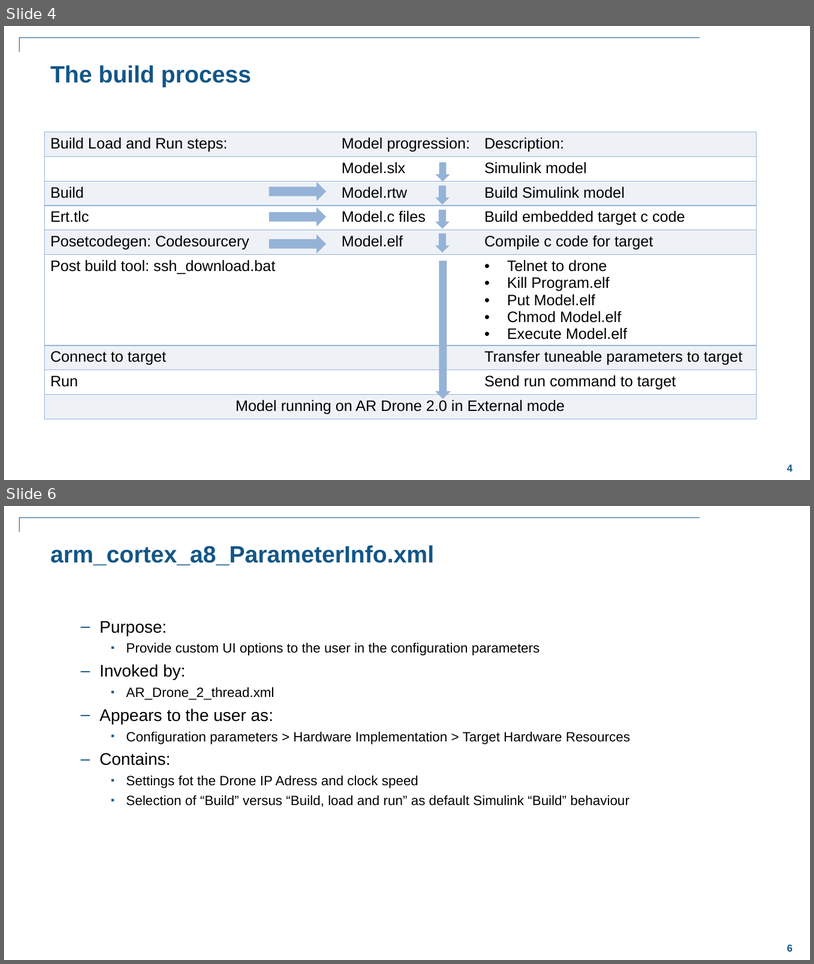
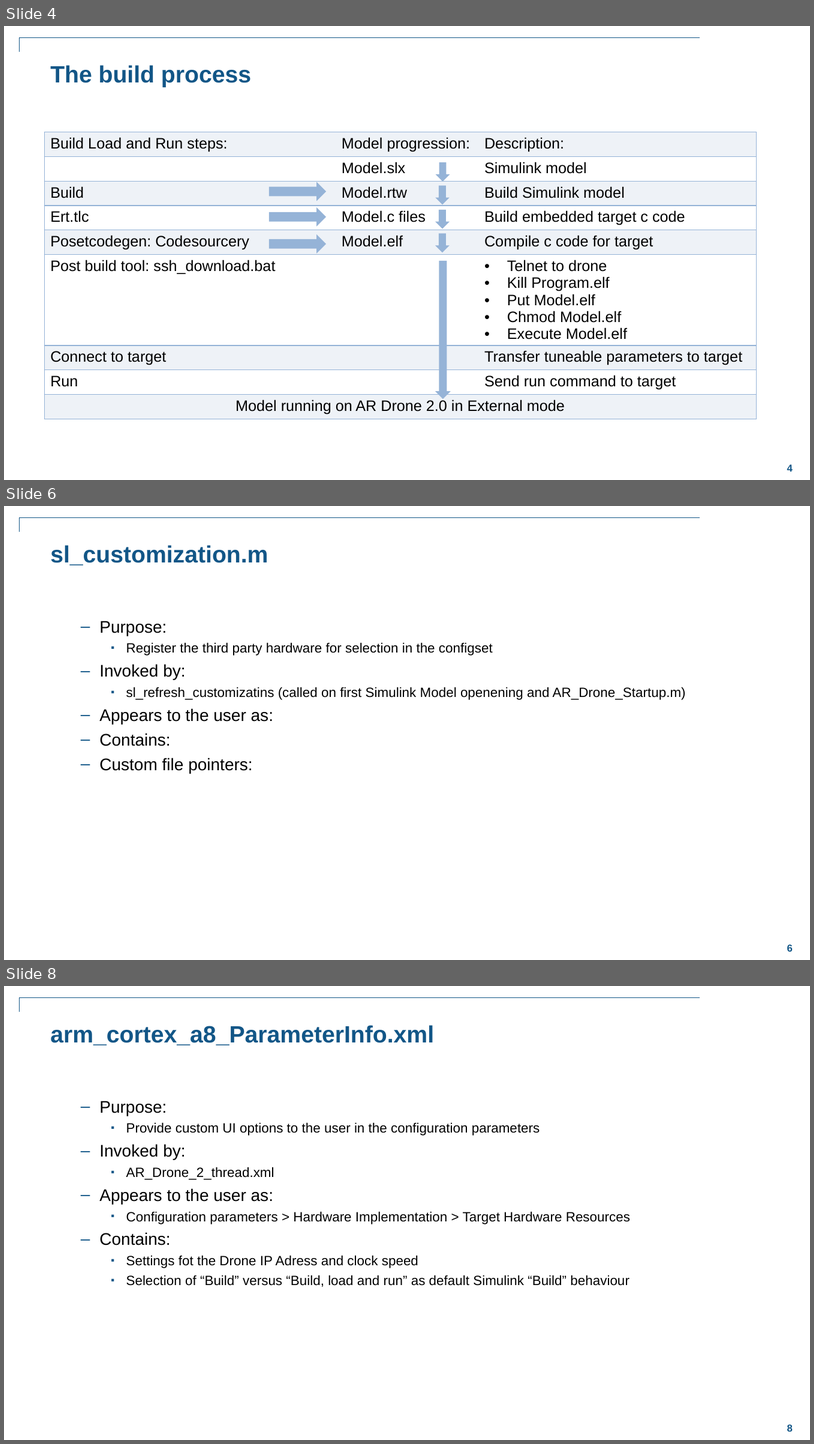
Before and after one commit to darenlee/SimulinkARDroneTarget, a slide deck: Docs/Generating code for the AR Drone 2.pptx. Shown one above the other, each under a label of ours: slides 4 and 6 before the commit, slides 4, 6 and 8 after it; the slides between them are not shown. The pictures are 814x964 and 814x1444 pixels, drawn with LibreOffice and Linux fonts; fonts in the diff are those of the drawing; background and template pictures are left out. Boxes give left, top, right and bottom in pixels: in the first picture for what was removed or moved away, otherwise in the second. Text is boxed around its words. In the diff, an @@ line names an element or a change of style, - is before the commit and + after.

```diff
--- a/Docs/Generating code for the AR Drone 2.pptx
+++ b/Docs/Generating code for the AR Drone 2.pptx
@@ slide 6 added at (x1=4, y1=506, x2=810, y2=960), background #FFFFFF; not listed: 2 template elements that a slide beside it also shows @@
@@ title added at (x1=50, y1=545, x2=268, y2=565), 28 pt, text #125687, bold @@
+sl_customization.m
@@ text added at (x1=99, y1=621, x2=686, y2=773), 16 pt, text #000000 @@
+  – Purpose:
+    ▪ Register the third party hardware for selection in the configset
+  – Invoked by:
+    ▪ sl_refresh_customizatins (called on first Simulink Model openening and AR_Drone_Startup.m)
+  – Appears to the user as:
+  – Contains:
+  – Custom file pointers:
@@ what was slide 6 is now slide 8 @@
```
Also in this commit, not shown: 3 slides changed, 2 other slides added, 30 other files.
